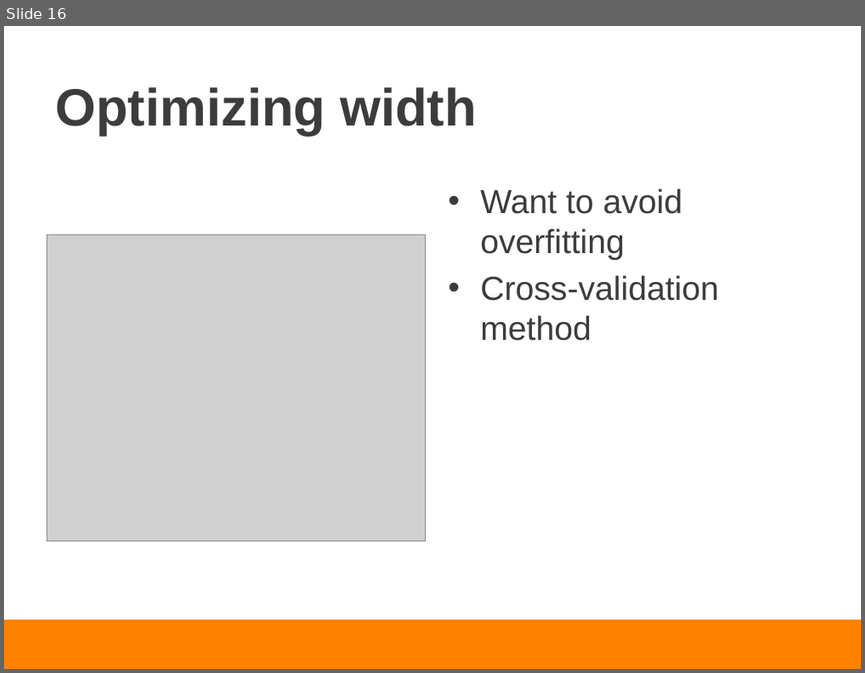
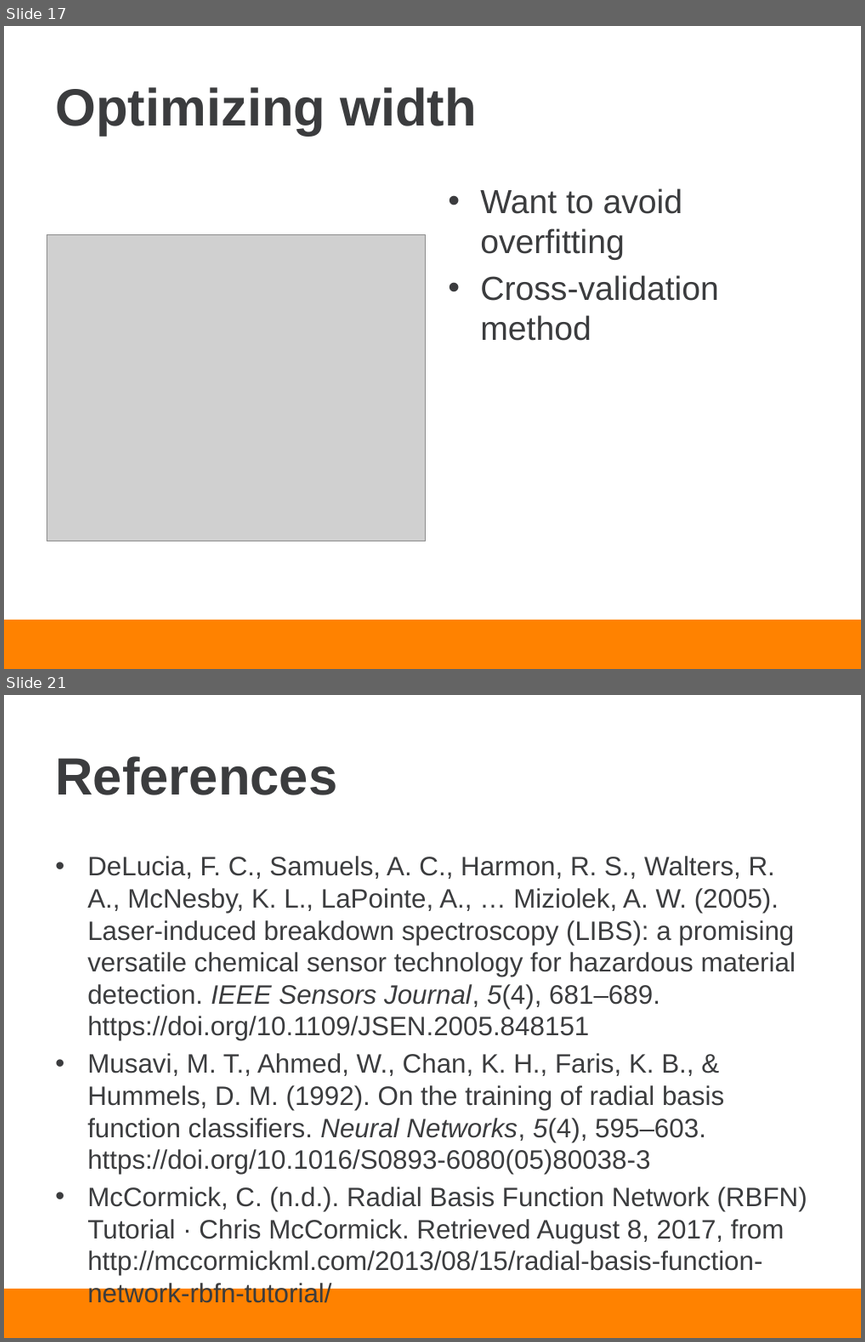
Before and after one commit to piovere/nucnotes, a slide deck: ne697neuralnetworks/project/presentation.pptx. Shown one above the other, each under a label of ours: slide 16 before the commit, slides 17 and 21 after it; the slides between them are not shown. The pictures are 865x673 and 865x1342 pixels, drawn with LibreOffice and Linux fonts; fonts in the diff are those of the drawing; grey boxes stand for pictures; background and template pictures are left out. Boxes give left, top, right and bottom in pixels: in the first picture for what was removed or moved away, otherwise in the second. Text is boxed around its words. In the diff, an @@ line names an element or a change of style, - is before the commit and + after.

```diff
--- a/ne697neuralnetworks/project/presentation.pptx
+++ b/ne697neuralnetworks/project/presentation.pptx
@@ slide 21 added at [4,695,861,1338], background #FFFFFF; not listed: 1 template element that a slide beside it also shows @@
@@ title added at [55,756,337,795], 44 pt, text #3B3C3E, bold @@
+References
@@ text added at [87,856,807,1275], 22.4 pt, text #3B3C3E @@
+• DeLucia, F. C., Samuels, A. C., Harmon, R. S., Walters, R. A., McNesby, K. L., LaPointe, A., … Miziolek, A. W. (2005). Laser-induced breakdown spectroscopy (LIBS): a promising versatile chemical sensor technology for hazardous material detection. IEEE Sensors Journal, 5(4), 681–689. https://doi.org/10.1109/JSEN.2005.848151
+• Musavi, M. T., Ahmed, W., Chan, K. H., Faris, K. B., & Hummels, D. M. (1992). On the training of radial basis function classifiers. Neural Networks, 5(4), 595–603. https://doi.org/10.1016/S0893-6080(05)80038-3
+• McCormick, C. (n.d.). Radial Basis Function Network (RBFN) Tutorial · Chris McCormick. Retrieved August 8, 2017, from http://mccormickml.com/2013/08/15/radial-basis-function-network-rbfn-tutorial/
@@ what was slide 16 is now slide 17 @@
```
Also in this commit, not shown: 6 slides changed, 6 other slides added, 2 slides removed.
